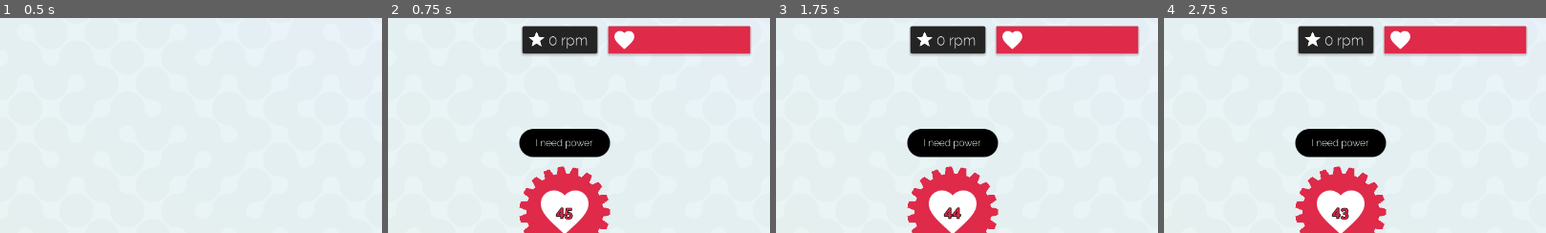
Above: before the commit, frames 1-4 (left to right).
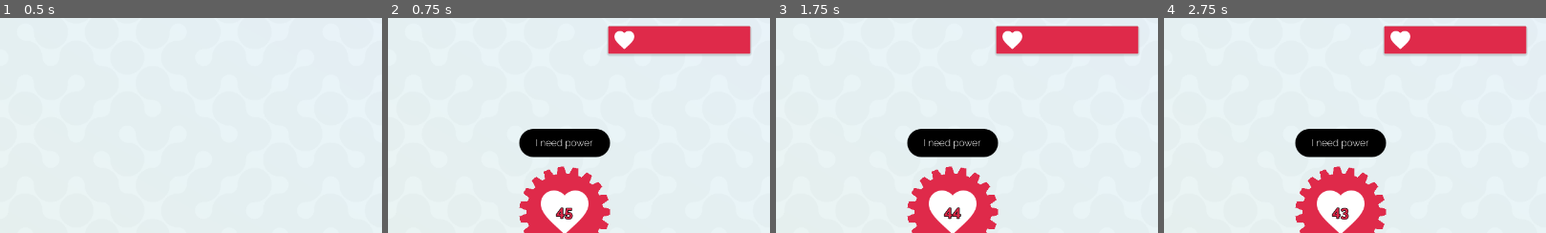
Above: after the commit, the same moments.

Repository: adaliszk/mini-assembly-game
Game: Godot game, scene res://game/Main.tscn
The game is run twice, just before and just after one commit, with the same random seed, the same clock (stepped at 60 frames per second) and the same inputs.
Inputs (mouse positions are % of the whole screen's width and height, from its top left):
- Up to frame 1 (0.5 s): no input
- Up to frame 2 (0.75 s): click "START" at 0.5 s
- Up to frame 3 (1.75 s): click (27, 48) at 1.27 s
- Up to frame 4 (2.75 s): click (50, 87) at 2 s
The pictures show only the part of the screen within x 50-100%, y 3-53%; the shares and areas given below are measured in that part.

Frame 1 is identical in both runs. In frame 2, 2.7% of the frame differs, in the area x 35-55%, y 3-18%; in frame 3, 2.7%; in frame 4, 2.7%.
Error in both runs: Attempt to call function 'get_as_text' in base 'null instance' on a null instance. (res://ui/scripts/data/PrintGitVersion.gd:6)

Commit message:
fix: disable score on the tutorial

Diff:
--- a/levels/lv0_tutorial/s0_introduction.tscn
+++ b/levels/lv0_tutorial/s0_introduction.tscn
@@ -10,6 +10,7 @@
 
 [node name="Introduction" type="Node2D"]
 script = ExtResource("1_4ex20")
+show_score = false
 
 [node name="Stage1" type="TileMap" parent="."]
 tile_set = SubResource("TileSet_qrx42")
--- a/levels/lv0_tutorial/s1_multiple_consumers.tscn
+++ b/levels/lv0_tutorial/s1_multiple_consumers.tscn
@@ -9,6 +9,7 @@
 
 [node name="Multiple" type="Node2D"]
 script = ExtResource("1_7wws5")
+show_score = false
 win_conditions = 2
 
 [node name="Stage2" type="TileMap" parent="."]
